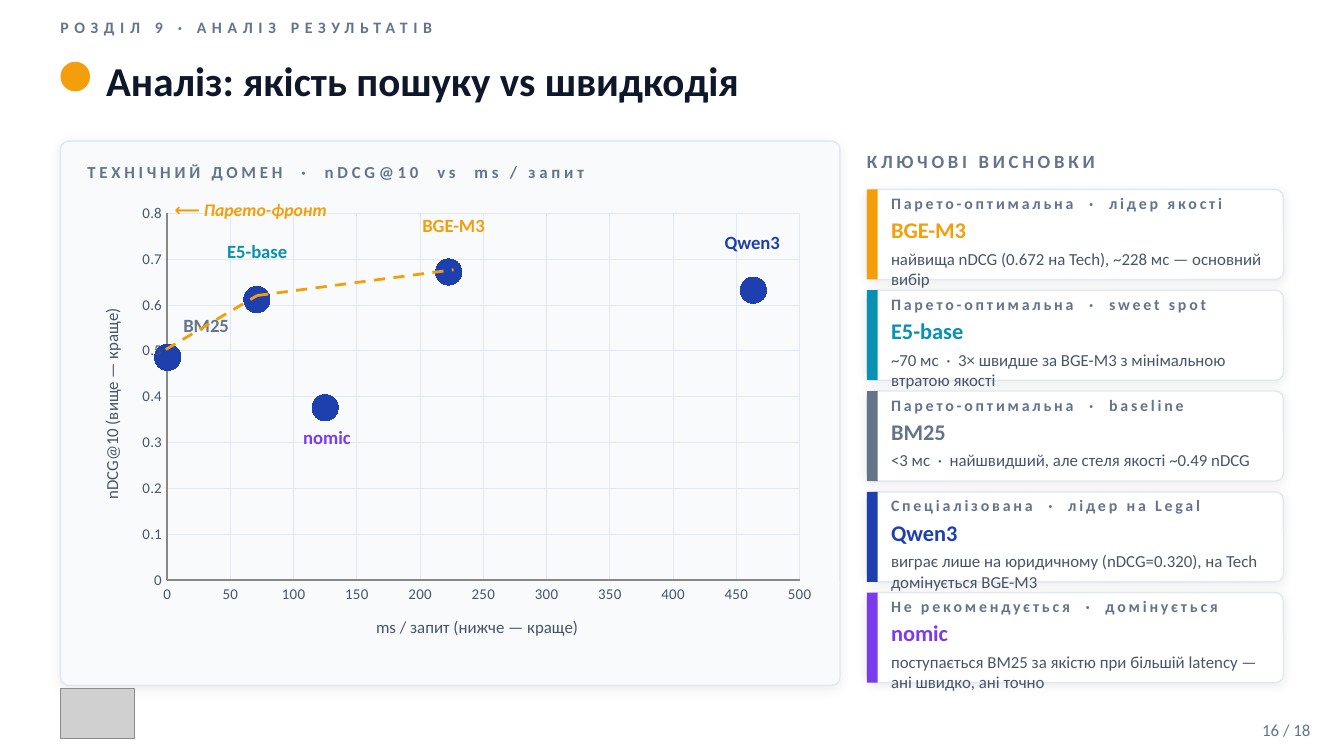
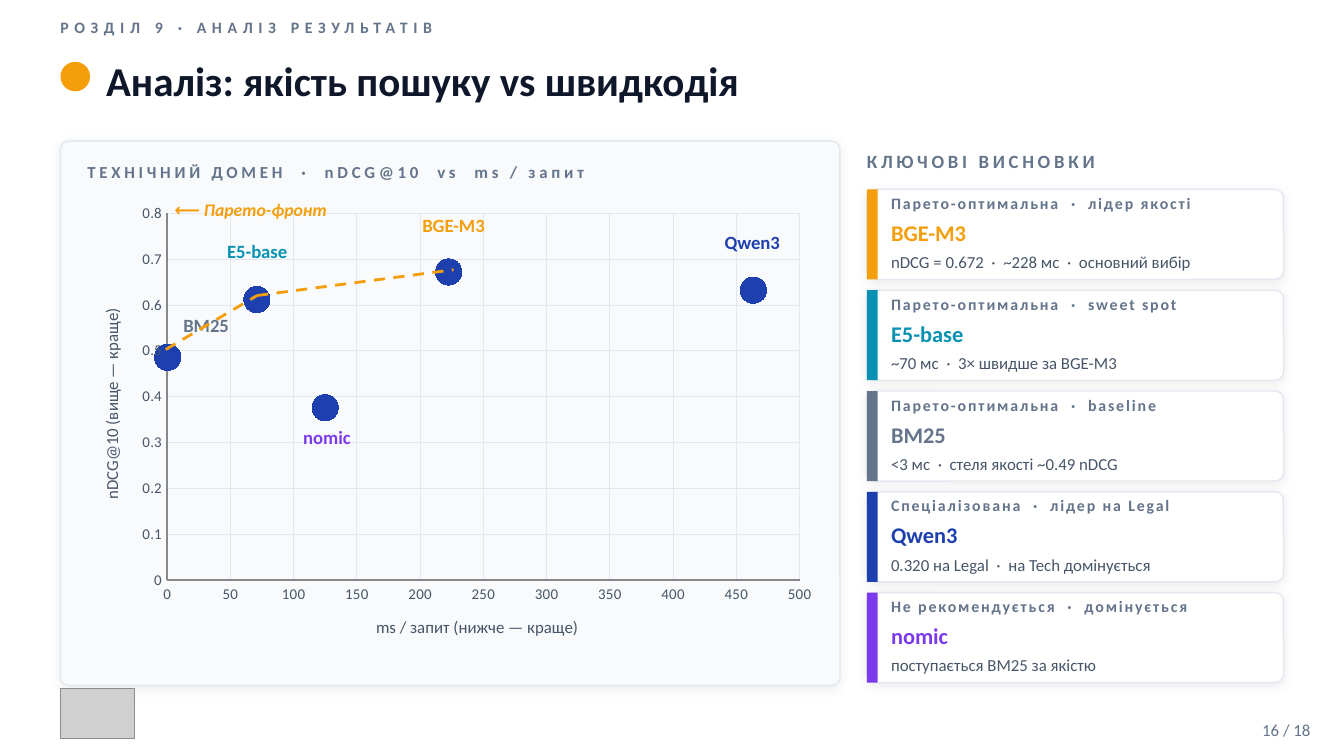
Before and after one commit to vitaliinnest/kb-semantic-search-benchmark, a slide deck: slide 16 of thesis/Nesterenko_Presentation.pptx. Drawn at 1344x756 pixels with LibreOffice and Linux fonts; fonts in the diff are those of the drawing; grey boxes stand for pictures. Boxes give left, top, right and bottom in pixels: in the first picture for what was removed or moved away, otherwise in the second. Text is boxed around its words. In the diff, an @@ line names an element or a change of style, - is before the commit and + after.

```diff
--- a/thesis/Nesterenko_Presentation.pptx
+++ b/thesis/Nesterenko_Presentation.pptx
@@ text at [891,256,1191,271]: text changed @@
-найвища nDCG (0.672 на Tech), ~228 мс — основний вибір
+nDCG = 0.672 · ~228 мс · основний вибір
@@ text at [891,358,1117,372]: text changed @@
-~70 мс · 3× швидше за BGE-M3 з мінімальною втратою якості
+~70 мс · 3× швидше за BGE-M3
@@ text at [891,458,1118,470]: text changed @@
-<3 мс · найшвидший, але стеля якості ~0.49 nDCG
+<3 мс · стеля якості ~0.49 nDCG
@@ vertical alignment top to middle in 5 elements at [891,458,1118,470], [891,256,1191,271], [891,358,1117,372], [891,659,1096,674], [891,559,1151,574] @@
@@ text at [891,559,1151,574]: text changed @@
-виграє лише на юридичному (nDCG=0.320), на Tech домінується BGE-M3
+0.320 на Legal · на Tech домінується
@@ letter spacing 1.5 to 1 pt in 5 elements at [891,198,1191,212], [891,299,1176,313], [891,400,1156,414], [891,500,1169,514], [891,601,1187,615] @@
@@ text at [891,659,1096,674]: text changed @@
-поступається BM25 за якістю при більшій latency — ані швидко, ані точно
+поступається BM25 за якістю
```
Also in this commit, not shown: 1 other file.
